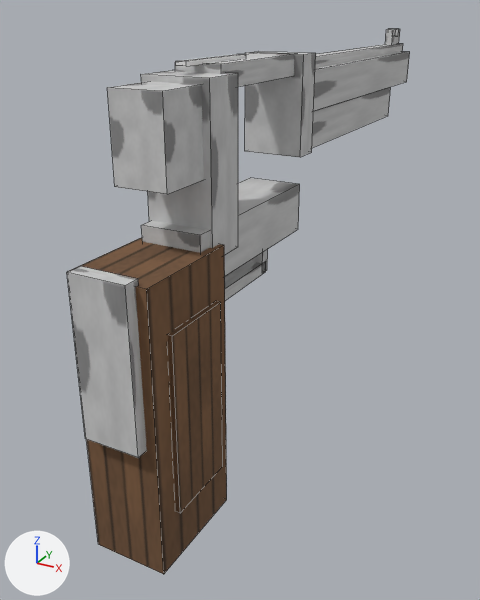
Renders of the OBJ model pkg/Zanko2006/Data/Models/viewmodels/revolver4.obj from each side of a commit.
One viewpoint serves both versions: a 50 mm lens placed at (0.125, -0.178, 0.125), pointed at (-0.017, 0.079, -0.004). The axes (+X, +Y, +Z) are drawn at lower left. The lights are the same throughout. The older version comes first. Mesh edges are drawn as thin lines. Where no turn or scale is listed for an object, it has been applied to the vertices. Vertices at exactly the same position are counted once.

The first picture shows 'revolver4'.
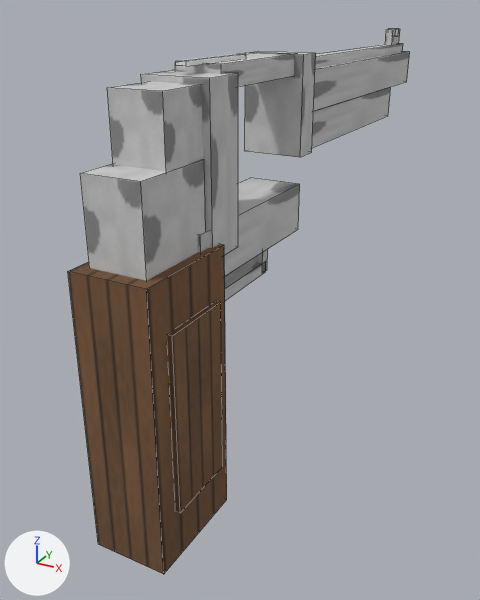
What the commit changed:
me_revolver4 is used by ob_revolver4; location (0.0, 0.0, 0.0).
me_revolver4 had 152 vertices, 114 faces and spanned x -0.016..0.016, y -0.039..0.247, z -0.06..0.113.
me_revolver4 now has 152 vertices, 114 faces and spans x -0.016..0.016, y -0.035..0.247, z -0.06..0.113.
me_revolver4 part 1: the loose piece of 8 vertices spanning x -0.011..0.011, y -0.039..-0.033, z -0.008..0.052 is scaled about its middle by (1, 5.67, 0.6), then moved by (0.0, 0.024, 0.04).

Boxes [x1, y1, x2, y2] around the edits, measured in the pictures (480 x 600 px; the box of a moved part takes in the faces that stretch with it):
'revolver4', reshaped
    before: [67, 29, 410, 574]
    after: [68, 29, 410, 574]
part 1 of me_revolver4, moved or reshaped
    before: [67, 266, 147, 458]
    after: [80, 159, 206, 281]
